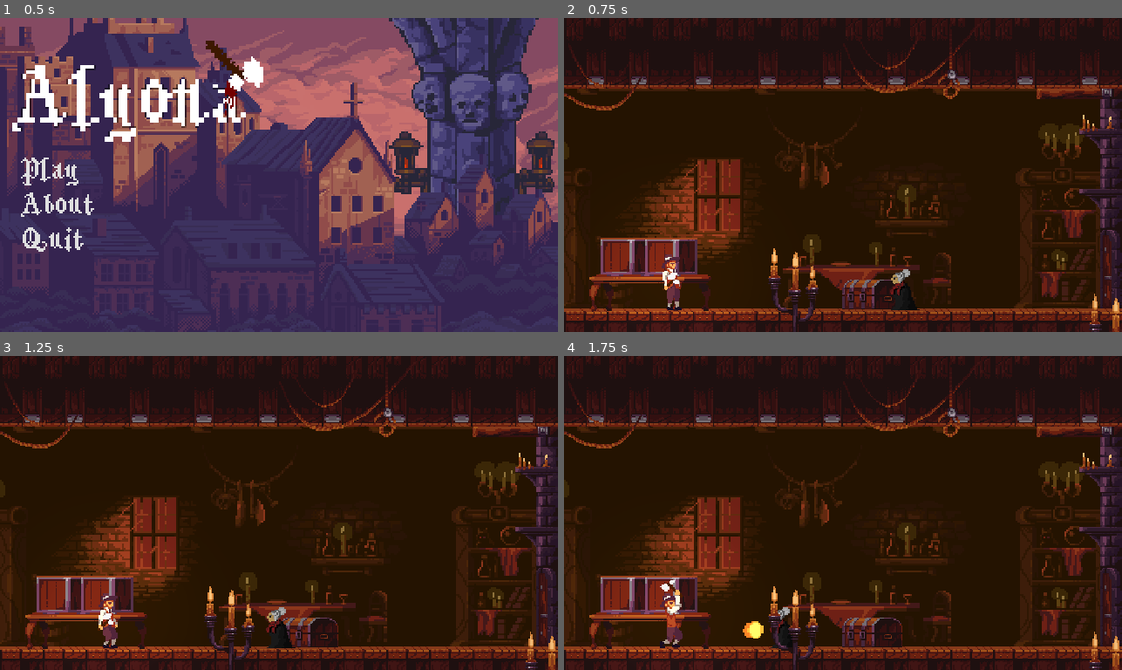
Above: before the commit, frames 1-4 (two rows, left to right).
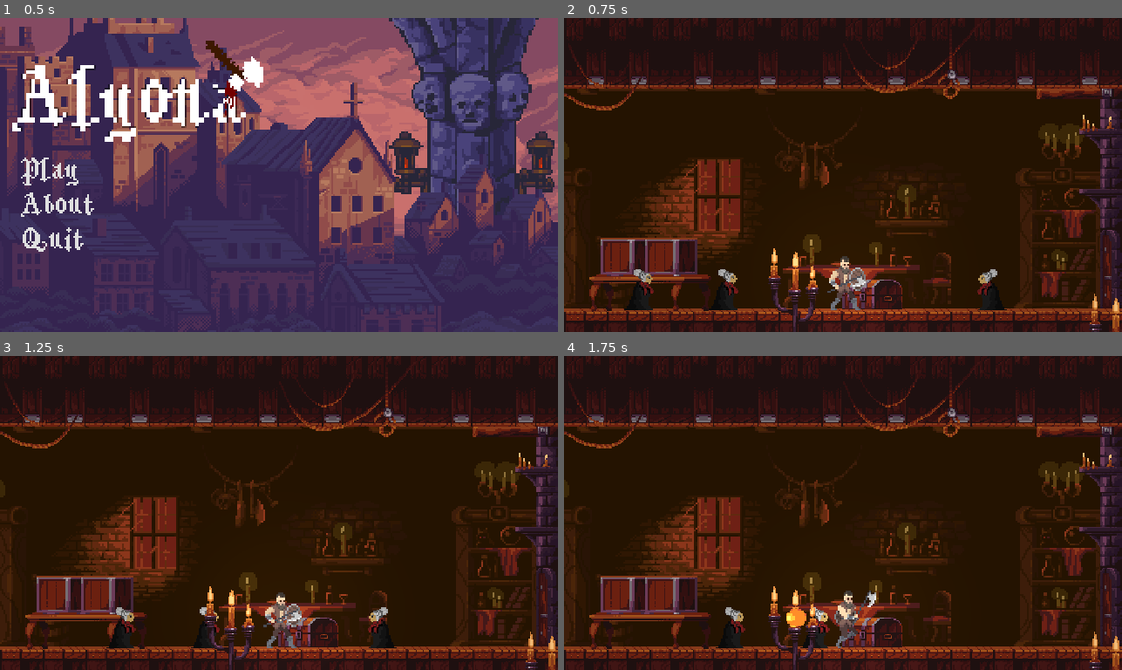
Above: after the commit, the same moments.

Repository: importTahsinZaman/Alyona
Game: Godot game, scene res://Menu.tscn
Two runs of this game, one before a commit and one after it. Both use one fixed random seed, a clock stepped at 60 frames per second and the inputs below.
Inputs:
- Up to frame 1 (0.5 s): no input
- Up to frame 2 (0.75 s): click "Play" at 0.5 s
- Up to frame 3 (1.25 s): no input
- Up to frame 4 (1.75 s): hold Right (ui_right) from 1.28 s (still down); hold E (interact) from 1.28 s (still down)

Frame 1 is identical in both runs. In frame 2, 3.8% of the frame differs, in the area x 8-80%, y 64-96%; in frame 3, 3.4%; in frame 4, 3.7%.

Commit message:
Added Damage/Health

Diff:
--- a/Alyona.gd
+++ b/Alyona.gd
@@ -3,21 +3,26 @@
 const EXPLOSION = preload("res://explosion.tscn")
 const FIREBALL = preload("res://fireball.tscn")
 
-const MAXSPEED = 80
+const MAXSPEED = 60
 const GRAVITY = 20
 const MAXFALLSPEED = 200
 const UP = Vector2(0,-1)
-const ACCEL = 10
+const ACCEL = 8
 
 var motion = Vector2()
 
 var fire_cooldown = 2
 var fire_counter = 1
 
+var health = 1
+
 func _ready():
 	$Sprite.frame = 5
 
 func _physics_process(delta):
+	if health <= 0:
+		queue_free()
+
 	fire_counter += 1 * delta
 
 	motion.y += GRAVITY
@@ -31,9 +36,13 @@
 		fire()
 	elif self.position.x > Global.player_body.position.x:
 		$Sprite.flip_h = true
+		$Collision.position.x = -6
+		$Area2D/Hurtbox.position.x = -6
 		motion.x -= ACCEL
 	elif self.position.x < Global.player_body.position.x:
 		$Sprite.flip_h = false
+		$Collision.position.x = 1
+		$Area2D/Hurtbox.position.x = 1
 		motion.x += ACCEL
 	motion = move_and_slide(motion, UP)
 
@@ -47,6 +56,10 @@
 	var fireball = FIREBALL.instance()
 
 	get_parent().add_child(fireball)
-	fireball.position = $Position2D.global_position
+	fireball.position = self.position
+
 	if $Sprite.flip_h == true:
 		fireball.velocity = Vector2(-1, 0)
+		fireball.position.x -= 14
+	else:
+		fireball.position.x += 10
--- a/Alyona.tscn
+++ b/Alyona.tscn
@@ -5,28 +5,29 @@
 
 [sub_resource type="CapsuleShape2D" id=9]
 radius = 6.0
-height = 12.0
+height = 0.0
 
 [node name="Alyona" type="KinematicBody2D"]
 position = Vector2( -1, -1 )
-collision_mask = 0
+collision_layer = 4
+collision_mask = 2
 script = ExtResource( 4 )
 
 [node name="Sprite" type="Sprite" parent="."]
-position = Vector2( -1, 7 )
+position = Vector2( -3, 7 )
 texture = ExtResource( 3 )
 hframes = 9
 frame = 5
 
 [node name="Collision" type="CollisionShape2D" parent="."]
-position = Vector2( 1, 12 )
+position = Vector2( 0, 18 )
 shape = SubResource( 9 )
 
 [node name="Area2D" type="Area2D" parent="."]
 collision_mask = 2
 
 [node name="Hurtbox" type="CollisionShape2D" parent="Area2D"]
-position = Vector2( 1, 2 )
+position = Vector2( 1, 0 )
 shape = SubResource( 9 )
 
 [node name="Position2D" type="Position2D" parent="."]
--- a/AlyonaHouse.tscn
+++ b/AlyonaHouse.tscn
@@ -5,7 +5,7 @@
 [ext_resource path="res://InteriorFloor.tscn" type="PackedScene" id=3]
 [ext_resource path="res://background-pattern-composite.png" type="Texture" id=4]
 [ext_resource path="res://candle.png" type="Texture" id=5]
-[ext_resource path="res://ropes.png" type="Texture" id=6]
+[ext_resource path="res://VikingAnimations/ropes.png" type="Texture" id=6]
 [ext_resource path="res://table.png" type="Texture" id=7]
 [ext_resource path="res://chest.png" type="Texture" id=8]
 [ext_resource path="res://crate.png" type="Texture" id=9]
@@ -24,10 +24,12 @@
 
 [node name="TileMap2" parent="." instance=ExtResource( 3 )]
 cell_size = Vector2( 16, 16 )
+collision_mask = 7
 tile_data = PoolIntArray( -262144, 0, 0, -262143, 0, 0, -262142, 0, 0, -262141, 0, 0, -262140, 0, 0, -262139, 0, 0, -26 …(475 unchanged characters)…
 
 [node name="TileMap" parent="." instance=ExtResource( 3 )]
 cell_size = Vector2( 32, 32 )
+collision_mask = 7
 tile_data = PoolIntArray( 393216, 0, 0, 393217, 0, 0, 393218, 0, 0, 393219, 0, 0, 393220, 0, 0, 393221, 0, 0, 393222, 0, 0, 393223, 0, 0, 393224, 0, 0, 393225, 0, 0, 393226, 0, 0, 393227, 0, 0, 393228, 0, 0 )
 
 [node name="Table" type="Sprite" parent="."]
@@ -47,10 +49,16 @@
 texture = ExtResource( 9 )
 
 [node name="Player" parent="." instance=ExtResource( 2 )]
-position = Vector2( 80, 180 )
+position = Vector2( 208, 182 )
+
+[node name="Alyona3" parent="." instance=ExtResource( 10 )]
+position = Vector2( 51, 187 )
 
 [node name="Alyona" parent="." instance=ExtResource( 10 )]
-position = Vector2( 265, 185 )
+position = Vector2( 330, 186 )
+
+[node name="Alyona2" parent="." instance=ExtResource( 10 )]
+position = Vector2( 114, 186 )
 
 [node name="AlyonaHouseDoor" type="Area2D" parent="."]
 position = Vector2( 417, 186 )
--- a/Global.gd
+++ b/Global.gd
@@ -1,4 +1,9 @@
 extends Node
+
+const MAX_PLAYER_HEALTH = 10
+var current_player_health = MAX_PLAYER_HEALTH
+
+const MAX_ALYONA_HEALTH = 1
 
 var camera_clamps = Vector3(0,416, -25)
 var last_player_location = Vector2(162,130)
--- a/PalaisDeCristal.tscn
+++ b/PalaisDeCristal.tscn
@@ -89,10 +89,12 @@
 
 [node name="TileMap3" parent="." instance=ExtResource( 1 )]
 cell_size = Vector2( 16, 16 )
+collision_mask = 7
 tile_data = PoolIntArray( -262143, 0, 0, -262142, 0, 0, -262139, 0, 0, -262138, 0, 0, -262135, 0, 0, -262134, 0, 0, -26 …(1061 unchanged characters)…
 
 [node name="TileMap" parent="." instance=ExtResource( 1 )]
 cell_size = Vector2( 32, 32 )
+collision_mask = 7
 
 [node name="ExitDoor" parent="." instance=ExtResource( 5 )]
 position = Vector2( 623, 168 )
--- a/Player.gd
+++ b/Player.gd
@@ -1,14 +1,6 @@
 extends KinematicBody2D
 
-enum{
-	MOVE,
-	IDLE,
-	ATTACK
-}
-
-var state = IDLE
-
-const MAXSPEED = 60
+const MAXSPEED = 80
 const GRAVITY = 20
 const MAXFALLSPEED = 200
 const UP = Vector2(0,-1)
@@ -20,37 +12,54 @@
 var attacking = false
 
 func _ready():
+	$HitBox/CollisionShape2D.disabled = true
 	if Global.return_to_town: self.position = Global.last_player_location
 	Global.player_body = self
 
-func set_attacking(): attacking = false
 
 func _physics_process(delta):
+	if Global.current_player_health <= 0:
+		print("died")
+
 	motion.y += GRAVITY
 	if motion.y > MAXFALLSPEED:
 		motion.y = MAXFALLSPEED
 
 	motion.x = clamp(motion.x, -MAXSPEED, MAXSPEED)
 
-	if attacking:
-		motion.x = lerp(motion.x, 0, 0.2)
-		$AnimationPlayer.play("Attack")
-	elif Input.is_action_pressed("interact"):
-		motion.x = lerp(motion.x, 0, 0.2)
-		attacking = true
-	elif Input.is_action_pressed("ui_up"):
+	if $AnimatedSprite.animation == "attack" and $AnimatedSprite.get_frame() == 3:
+		$HitBox/CollisionShape2D.disabled = false
+
+
+	if Input.is_action_pressed("ui_up"):
 		if is_on_floor():
 			motion.y = -JUMPFORCE
-	elif Input.is_action_pressed("ui_left") and self.position.x > Global.camera_clamps.x + 15:
-		$Sprite.flip_h = true
-		$AnimationPlayer.play("Walk")
+			$AnimatedSprite.play("jump")
+	elif Input.is_action_pressed("ui_left") and self.position.x > Global.camera_clamps.x + 15 and !attacking:
+		$AnimatedSprite.flip_h = true
+		$HitBox/CollisionShape2D.position.x = -25
+		$AnimatedSprite.play("walk")
 		motion.x -= ACCEL
-	elif Input.is_action_pressed("ui_right") and self.position.x < Global.camera_clamps.y - 15:
-		$AnimationPlayer.play("Walk")
-		$Sprite.flip_h = false
+	elif Input.is_action_pressed("ui_right") and self.position.x < Global.camera_clamps.y - 15 and !attacking:
+		$AnimatedSprite.flip_h = false
+		$HitBox/CollisionShape2D.position.x = 28.75
+		$AnimatedSprite.play("walk")
 		motion.x += ACCEL
 	else:
-		$AnimationPlayer.play("Idle")
 		motion.x = lerp(motion.x, 0, 0.2)
+		if !attacking: $AnimatedSprite.play("idle")
+	if Input.is_action_just_pressed("interact"):
+		$AnimatedSprite.play("attack")
+		attacking = true
 
 	motion = move_and_slide(motion, UP)
+
+
+func _on_AnimatedSprite_animation_finished():
+	if $AnimatedSprite.animation == "attack":
+		$HitBox/CollisionShape2D.disabled = true
+		attacking = false
+
+
+func _on_HitBox_body_entered(body):
+	body.health -= 1
--- a/Player.tscn
+++ b/Player.tscn
@@ -1,101 +1,65 @@
-[gd_scene load_steps=10 format=2]
+[gd_scene load_steps=30 format=2]
 
 [ext_resource path="res://light.png" type="Texture" id=1]
 [ext_resource path="res://Player.gd" type="Script" id=2]
 [ext_resource path="res://Camera2D.gd" type="Script" id=3]
-[ext_resource path="res://Characters/Raskolnikov/PetrovichSpritesheet.png" type="Texture" id=4]
-
-[sub_resource type="Animation" id=5]
-resource_name = "Attack"
-length = 0.2
-loop = true
-tracks/0/type = "value"
-tracks/0/path = NodePath("Sprite:frame")
-tracks/0/interp = 1
-tracks/0/loop_wrap = true
-tracks/0/imported = false
-tracks/0/enabled = true
-tracks/0/keys = {
-"times": PoolRealArray( 0, 0.1 ),
-"transitions": PoolRealArray( 1, 1 ),
-"update": 1,
-"values": [ 10, 11 ]
-}
-tracks/1/type = "method"
-tracks/1/path = NodePath(".")
-tracks/1/interp = 1
-tracks/1/loop_wrap = true
-tracks/1/imported = false
-tracks/1/enabled = true
-tracks/1/keys = {
-"times": PoolRealArray( 0.2 ),
-"transitions": PoolRealArray( 1 ),
-"values": [ {
-"args": [  ],
-"method": "set_attacking"
-} ]
-}
-
-[sub_resource type="Animation" id=1]
-resource_name = "Idle"
-length = 0.8
-loop = true
-tracks/0/type = "value"
-tracks/0/path = NodePath("Sprite:frame")
-tracks/0/interp = 1
-tracks/0/loop_wrap = true
-tracks/0/imported = false
-tracks/0/enabled = true
-tracks/0/keys = {
-"times": PoolRealArray( 0, 0.2, 0.4, 0.6 ),
-"transitions": PoolRealArray( 1, 1, 1, 1 ),
-"update": 1,
-"values": [ 0, 1, 2, 3 ]
-}
-
-[sub_resource type="Animation" id=2]
-length = 0.001
-tracks/0/type = "value"
-tracks/0/path = NodePath("Sprite:frame")
-tracks/0/interp = 1
-tracks/0/loop_wrap = true
-tracks/0/imported = false
-tracks/0/enabled = true
-tracks/0/keys = {
-"times": PoolRealArray( 0 ),
-"transitions": PoolRealArray( 1 ),
-"update": 0,
-"values": [ 0 ]
-}
-
-[sub_resource type="Animation" id=3]
-resource_name = "Walk"
-length = 1.2
-loop = true
-tracks/0/type = "value"
-tracks/0/path = NodePath("Sprite:frame")
-tracks/0/interp = 1
-tracks/0/loop_wrap = true
-tracks/0/imported = false
-tracks/0/enabled = true
-tracks/0/keys = {
-"times": PoolRealArray( 0, 0.2, 0.4, 0.6, 0.8, 1 ),
-"transitions": PoolRealArray( 1, 1, 1, 1, 1, 1 ),
-"update": 1,
-"values": [ 4, 5, 6, 7, 8, 9 ]
-}
+[ext_resource path="res://VikingAnimations/run_3.png" type="Texture" id=5]
+[ext_resource path="res://VikingAnimations/run_4.png" type="Texture" id=6]
+[ext_resource path="res://VikingAnimations/run_6.png" type="Texture" id=7]
+[ext_resource path="res://VikingAnimations/attack1_1.png" type="Texture" id=8]
+[ext_resource path="res://VikingAnimations/attack1_2.png" type="Texture" id=9]
+[ext_resource path="res://VikingAnimations/run_1.png" type="Texture" id=10]
+[ext_resource path="res://VikingAnimations/attack1_3.png" type="Texture" id=11]
+[ext_resource path="res://VikingAnimations/attack1_4.png" type="Texture" id=12]
+[ext_resource path="res://VikingAnimations/run_5.png" type="Texture" id=13]
+[ext_resource path="res://VikingAnimations/attack1_5.png" type="Texture" id=14]
+[ext_resource path="res://VikingAnimations/attack1_6.png" type="Texture" id=15]
+[ext_resource path="res://VikingAnimations/run_2.png" type="Texture" id=16]
+[ext_resource path="res://VikingAnimations/jump_5.png" type="Texture" id=17]
+[ext_resource path="res://VikingAnimations/jump_3.png" type="Texture" id=18]
+[ext_resource path="res://VikingAnimations/jump_4.png" type="Texture" id=19]
+[ext_resource path="res://VikingAnimations/jump_2.png" type="Texture" id=20]
+[ext_resource path="res://VikingAnimations/jump_1.png" type="Texture" id=21]
+[ext_resource path="res://VikingAnimations/ready_4.png" type="Texture" id=22]
+[ext_resource path="res://VikingAnimations/ready_3.png" type="Texture" id=23]
+[ext_resource path="res://VikingAnimations/ready_1.png" type="Texture" id=24]
+[ext_resource path="res://VikingAnimations/ready_2.png" type="Texture" id=25]
+[ext_resource path="res://VikingAnimations/ready_5.png" type="Texture" id=26]
+[ext_resource path="res://VikingAnimations/ready_6.png" type="Texture" id=27]
 
 [sub_resource type="CapsuleShape2D" id=4]
 height = 26.0
 
+[sub_resource type="SpriteFrames" id=6]
+animations = [ {
+"frames": [ ExtResource( 24 ), ExtResource( 25 ), ExtResource( 23 ), ExtResource( 22 ), ExtResource( 26 ), ExtResource( 27 ) ],
+"loop": true,
+"name": "idle",
+"speed": 5.0
+}, {
+"frames": [ ExtResource( 8 ), ExtResource( 9 ), ExtResource( 11 ), ExtResource( 12 ), ExtResource( 14 ), ExtResource( 15 ) ],
+"loop": true,
+"name": "attack",
+"speed": 15.0
+}, {
+"frames": [ ExtResource( 10 ), ExtResource( 16 ), ExtResource( 5 ), ExtResource( 6 ), ExtResource( 13 ), ExtResource( 7 ) ],
+"loop": true,
+"name": "walk",
+"speed": 5.0
+}, {
+"frames": [ ExtResource( 21 ), ExtResource( 20 ), ExtResource( 18 ), ExtResource( 19 ), ExtResource( 17 ) ],
+"loop": true,
+"name": "jump",
+"speed": 5.0
+} ]
+
+[sub_resource type="RectangleShape2D" id=7]
+extents = Vector2( 15.75, 25.75 )
+
 [node name="Player" type="KinematicBody2D"]
 collision_layer = 2
+collision_mask = 4
 script = ExtResource( 2 )
-
-[node name="Sprite" type="Sprite" parent="."]
-position = Vector2( 0, -1 )
-texture = ExtResource( 4 )
-hframes = 13
 
 [node name="Camera2D" type="Camera2D" parent="."]
 position = Vector2( 2, -82 )
@@ -105,18 +69,29 @@
 limit_right = 2231
 script = ExtResource( 3 )
 
-[node name="AnimationPlayer" type="AnimationPlayer" parent="."]
-anims/Attack = SubResource( 5 )
-anims/Idle = SubResource( 1 )
-anims/RESET = SubResource( 2 )
-anims/Walk = SubResource( 3 )
-
 [node name="CollisionShape2D" type="CollisionShape2D" parent="."]
 position = Vector2( 2, 6 )
 shape = SubResource( 4 )
 
 [node name="Light2D" type="Light2D" parent="."]
-position = Vector2( 2, 2 )
+position = Vector2( 3, 2 )
 texture = ExtResource( 1 )
 texture_scale = 0.6
 energy = 0.5
+
+[node name="AnimatedSprite" type="AnimatedSprite" parent="."]
+position = Vector2( 2, 3 )
+scale = Vector2( 1.36, 1.44615 )
+frames = SubResource( 6 )
+animation = "attack"
+
+[node name="HitBox" type="Area2D" parent="."]
+collision_layer = 16
+collision_mask = 4
+
+[node name="CollisionShape2D" type="CollisionShape2D" parent="HitBox"]
+position = Vector2( 28.75, 0.75 )
+shape = SubResource( 7 )
+
+[connection signal="animation_finished" from="AnimatedSprite" to="." method="_on_AnimatedSprite_animation_finished"]
+[connection signal="body_entered" from="HitBox" to="." method="_on_HitBox_body_entered"]
--- a/World.tscn
+++ b/World.tscn
@@ -206,6 +206,7 @@
 [node name="TileMap" parent="." instance=ExtResource( 1 )]
 cell_size = Vector2( 16, 17 )
 cell_quadrant_size = 17
+collision_mask = 7
 tile_data = PoolIntArray( 655285, 0, 0, 655286, 0, 0, 655287, 0, 0, 655288, 0, 0, 655289, 0, 0, 655290, 0, 0, 655291, 0 …(2959 unchanged characters)…
 
 [node name="Player" parent="." instance=ExtResource( 4 )]
--- a/explosion.gd
+++ b/explosion.gd
@@ -4,5 +4,16 @@
 	connect("animation_finished", self, "_on_animation_finished")
 	play("Animate")
 
+func _physics_process(delta):
+	if get_frame() == 3 or get_frame() == 4 or get_frame() == 5:
+		$Area2D/CollisionShape2D.disabled = false
+	else:
+		$Area2D/CollisionShape2D.disabled = true
+
 func _on_animation_finished():
 	queue_free()
+
+func _on_Area2D_body_entered(body):
+	print(body)
+	Global.current_player_health -= 1
+	print(Global.current_player_health)
--- a/explosion.tscn
+++ b/explosion.tscn
@@ -18,13 +18,25 @@
 animations = [ {
 "frames": [ ExtResource( 7 ), ExtResource( 12 ), ExtResource( 8 ), ExtResource( 9 ), ExtResource( 10 ), ExtResource( 11 ), ExtResource( 6 ), ExtResource( 2 ), ExtResource( 3 ), ExtResource( 1 ), ExtResource( 4 ), ExtResource( 5 ) ],
 "loop": true,
-"name": "default",
-"speed": 5.0
+"name": "Animate",
+"speed": 6.0
 } ]
+
+[sub_resource type="CircleShape2D" id=2]
+radius = 300.0
 
 [node name="AnimatedSprite" type="AnimatedSprite"]
 scale = Vector2( 0.1, 0.1 )
 frames = SubResource( 1 )
-frame = 2
-playing = true
+animation = "Animate"
 script = ExtResource( 13 )
+
+[node name="Area2D" type="Area2D" parent="."]
+collision_layer = 8
+collision_mask = 2
+
+[node name="CollisionShape2D" type="CollisionShape2D" parent="Area2D"]
+position = Vector2( 10, 0 )
+shape = SubResource( 2 )
+
+[connection signal="body_entered" from="Area2D" to="." method="_on_Area2D_body_entered"]
--- a/fireball.gd
+++ b/fireball.gd
@@ -5,3 +5,8 @@
 
 func _physics_process(delta):
 	var collision_info = move_and_collide(velocity.normalized() * delta * speed)
+
+
+func _on_Area2D_body_entered(body):
+	queue_free()
+	Global.current_player_health -= 1
--- a/fireball.tscn
+++ b/fireball.tscn
@@ -15,13 +15,26 @@
 "speed": 5.0
 } ]
 
+[sub_resource type="CircleShape2D" id=2]
+radius = 151.0
+
 [node name="KinematicBody2D" type="KinematicBody2D"]
 scale = Vector2( 0.05, 0.05 )
+collision_layer = 4
+collision_mask = 2
 script = ExtResource( 6 )
 
 [node name="AnimatedSprite" type="AnimatedSprite" parent="."]
 frames = SubResource( 1 )
-frame = 4
+frame = 1
 playing = true
 
-[node name="CollisionShape2D" type="CollisionShape2D" parent="."]
+[node name="Area2D" type="Area2D" parent="."]
+collision_layer = 8
+collision_mask = 2
+
+[node name="CollisionShape2D" type="CollisionShape2D" parent="Area2D"]
+scale = Vector2( 1, 1 )
+shape = SubResource( 2 )
+
+[connection signal="body_entered" from="Area2D" to="." method="_on_Area2D_body_entered"]
--- a/project.godot
+++ b/project.godot
@@ -60,8 +60,11 @@
 
 [layer_names]
 
-2d_physics/layer_1="Buildings"
+2d_physics/layer_1="Ground"
 2d_physics/layer_2="Player"
+2d_physics/layer_3="Enemy"
+2d_physics/layer_4="EnemyAttacks"
+2d_physics/layer_5="PlayerAttacks"
 
 [physics]
 
Binary file changed: Characters/Raskolnikov/PetrovichSpritesheet.png
Binary file added: VikingAnimations/attack1_1.png
Not shown, added: VikingAnimations/attack1_1.png.import
Binary file added: VikingAnimations/attack1_2.png
Not shown, added: VikingAnimations/attack1_2.png.import
Binary file added: VikingAnimations/attack1_3.png
Not shown, added: VikingAnimations/attack1_3.png.import
Binary file added: VikingAnimations/attack1_4.png
Not shown, added: VikingAnimations/attack1_4.png.import
Binary file added: VikingAnimations/attack1_5.png
Not shown, added: VikingAnimations/attack1_5.png.import
Binary file added: VikingAnimations/attack1_6.png
(and 89 more such lines)
